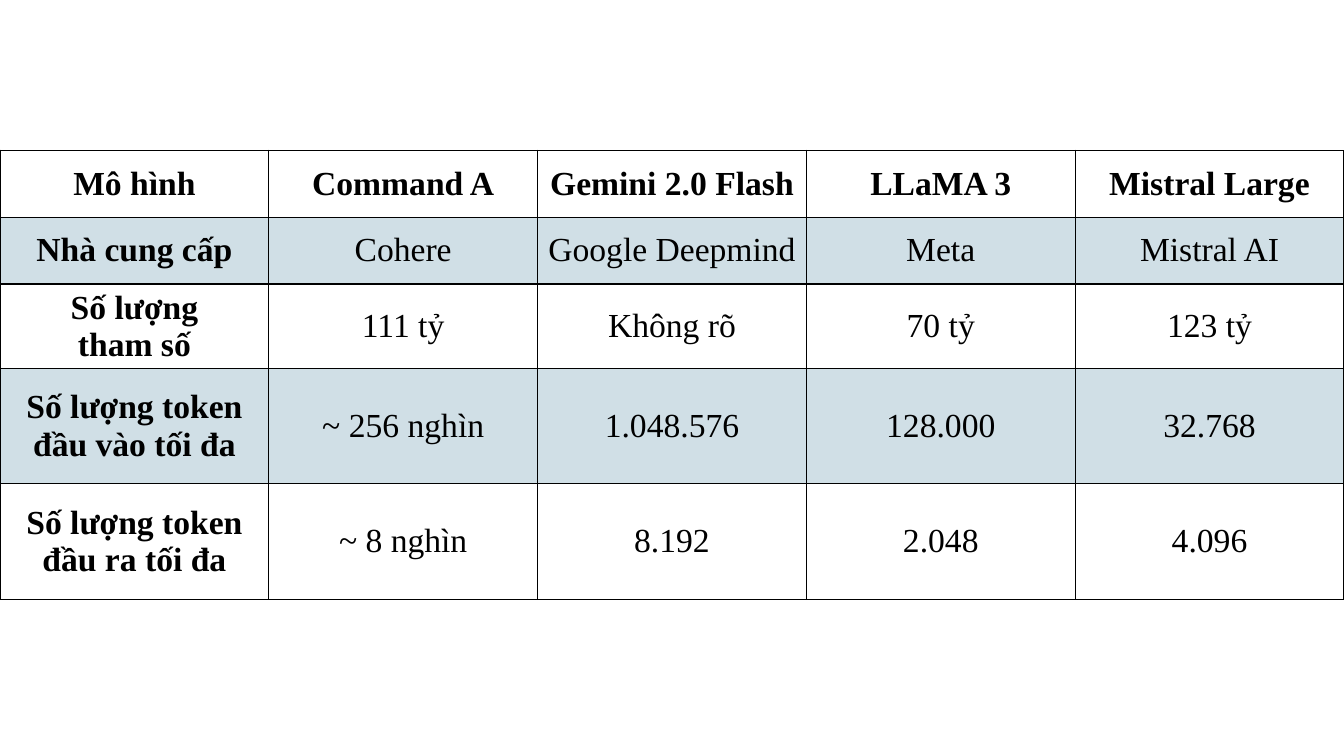
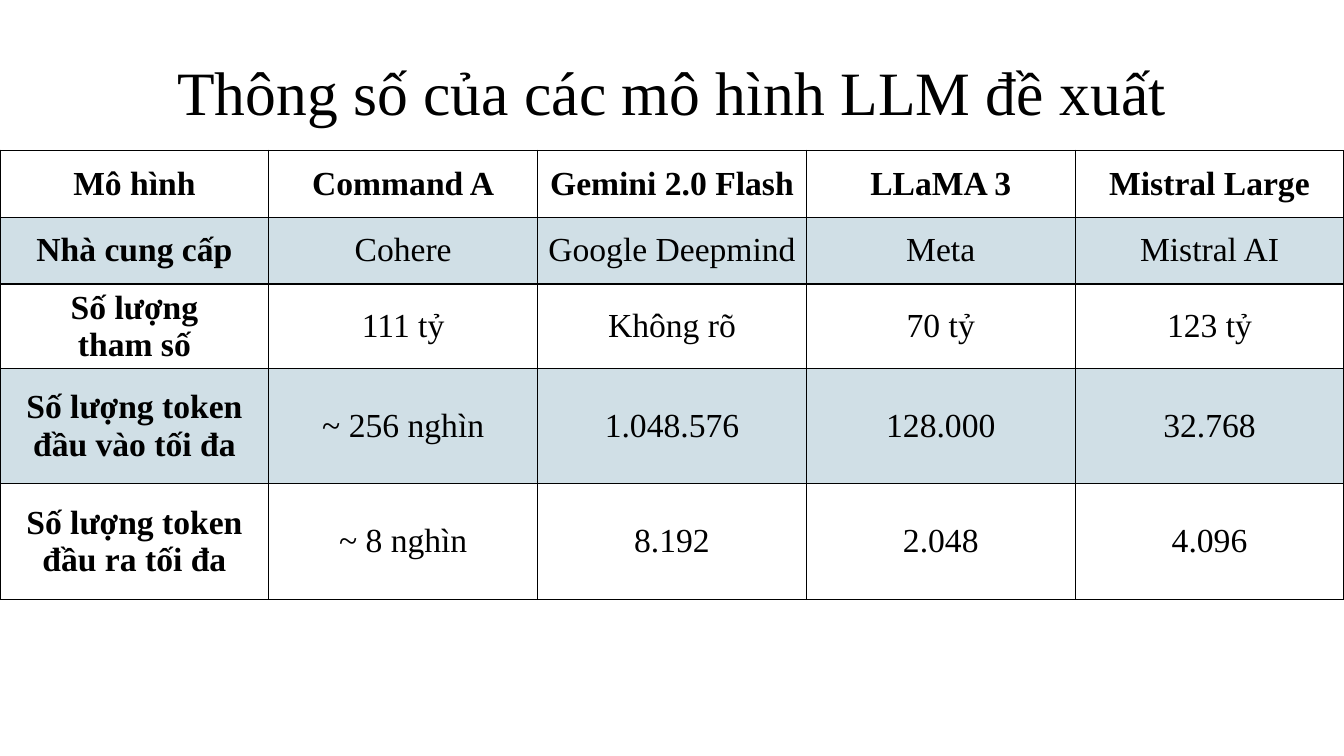
Before and after one commit to ngovanuc/Vietnamese_History_Chatbot, a slide deck: slide 18 of documents/slide bao cao.pptx (slide 19 before the commit). Drawn at 1344x756 pixels with LibreOffice and Linux fonts; fonts in the diff are those of the drawing. Boxes give left, top, right and bottom in pixels: in the first picture for what was removed or moved away, otherwise in the second. Text is boxed around its words. In the diff, an @@ line names an element or a change of style, - is before the commit and + after.

```diff
--- a/documents/slide bao cao.pptx
+++ b/documents/slide bao cao.pptx
@@ title added at [177,70,1165,126], 44 pt, text #000000 @@
+Thông số của các mô hình LLM đề xuất
```
Also in this commit, not shown: 11 other slides changed, 9 slides added, 8 slides removed.
